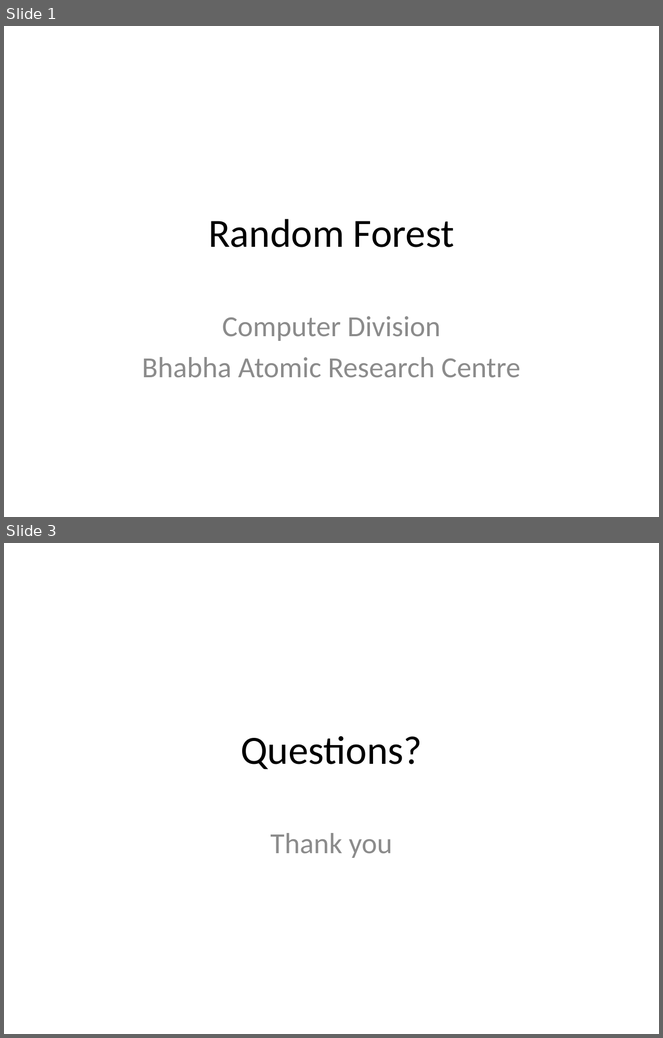
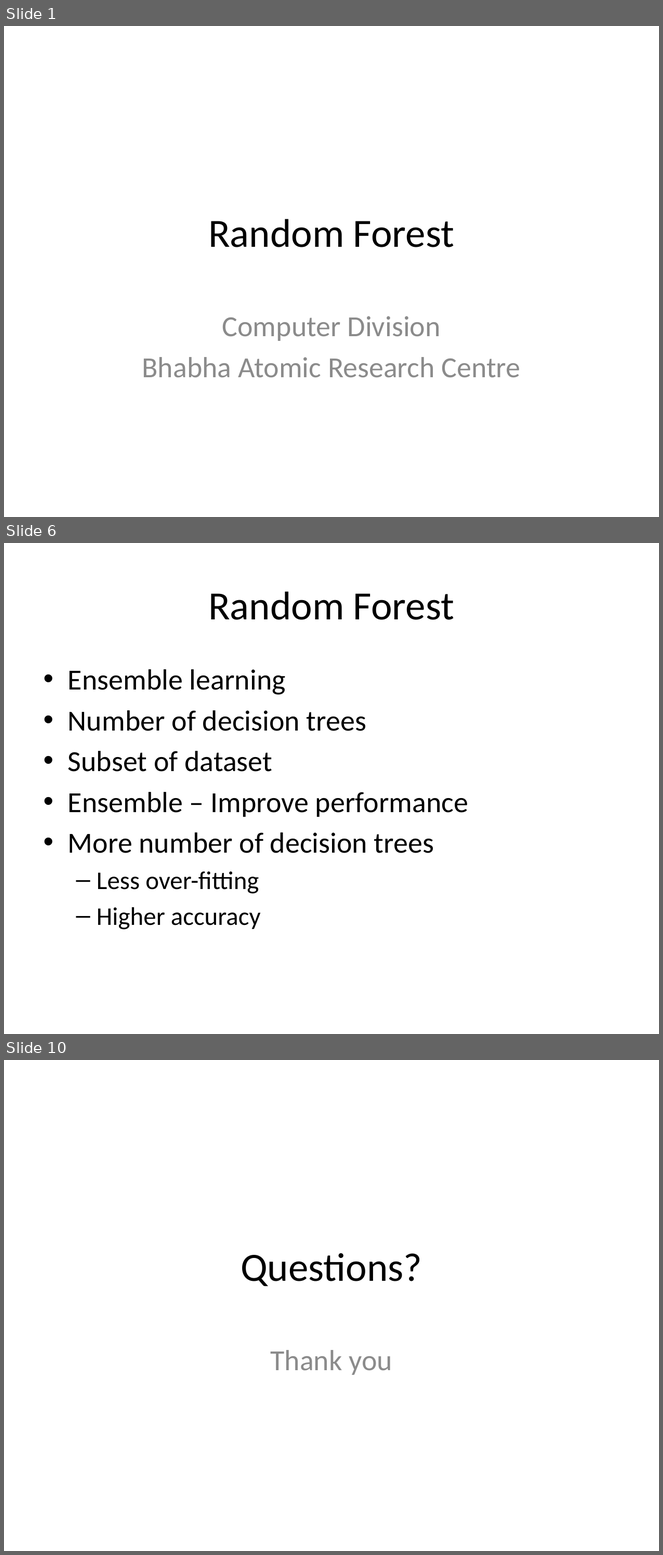
Before and after one commit to look4pritam/ArtificialIntelligence, a slide deck: MachineLearning/RandomForest.pptx. Shown one above the other, each under a label of ours: slides 1 and 3 before the commit, slides 1, 6 and 10 after it; the slides between them are not shown. The pictures are 663x1038 and 663x1555 pixels, drawn with LibreOffice and Linux fonts; fonts in the diff are those of the drawing. Boxes give left, top, right and bottom in pixels: in the first picture for what was removed or moved away, otherwise in the second. Text is boxed around its words. In the diff, an @@ line names an element or a change of style, - is before the commit and + after.

```diff
--- a/MachineLearning/RandomForest.pptx
+++ b/MachineLearning/RandomForest.pptx
@@ slide 6 added at (x1=4, y1=543, x2=659, y2=1034), background #FFFFFF @@
@@ title added at (x1=208, y1=591, x2=454, y2=620), 44 pt, text #000000 @@
+Random Forest
@@ text added at (x1=68, y1=669, x2=468, y2=930), 32 pt, text #000000 @@
+• Ensemble learning
+• Number of decision trees
+• Subset of dataset
+• Ensemble – Improve performance
+• More number of decision trees
+  – Less over-fitting
+  – Higher accuracy
@@ what was slide 3 is now slide 10 @@
```
Also in this commit, not shown: 7 other slides added, 1 slide removed.
